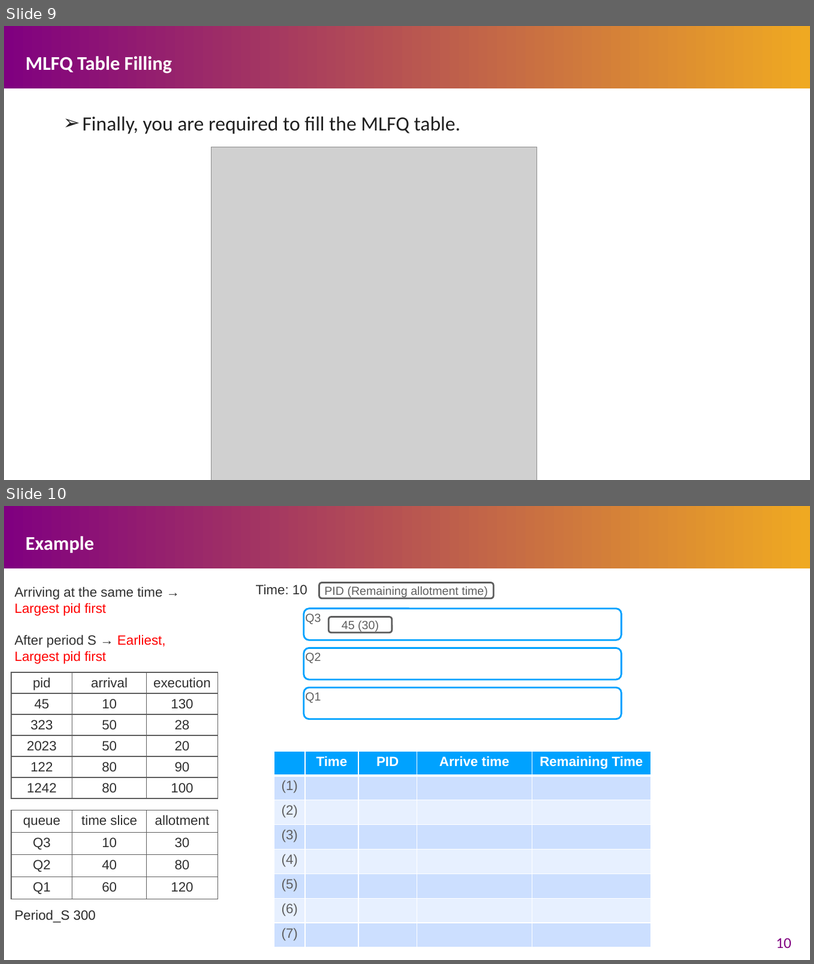
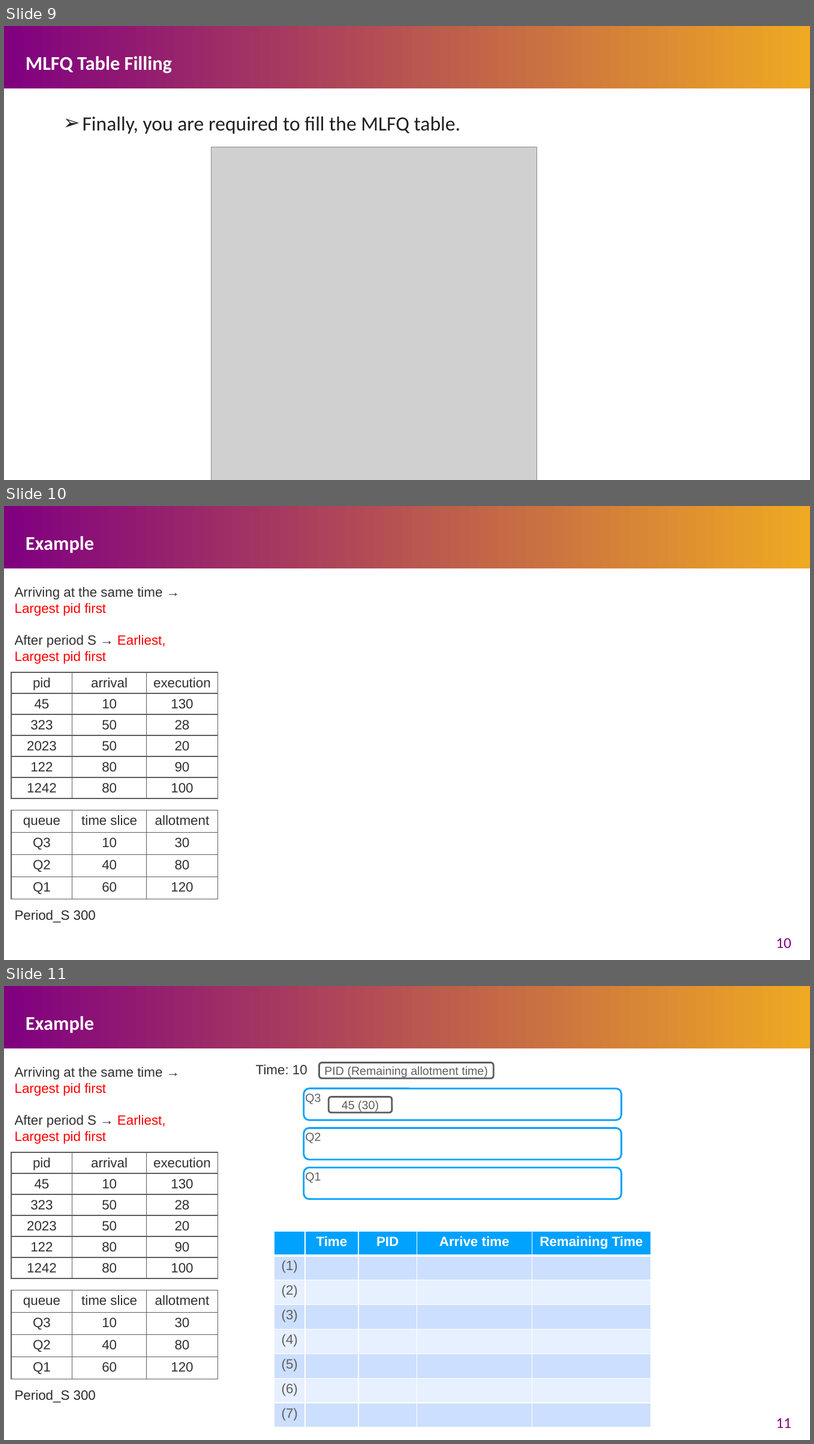
Before and after one commit to henryhxu/CSCI3150, a slide deck: tutorial/T07/tut07.pptx. Shown one above the other, each under a label of ours: slides 9 and 10 before the commit, slides 9, 10 and 11 after it. The pictures are 814x964 and 814x1444 pixels, drawn with LibreOffice and Linux fonts; fonts in the diff are those of the drawing; grey boxes stand for pictures. Boxes give left, top, right and bottom in pixels: in the first picture for what was removed or moved away, otherwise in the second. Text is boxed around its words. In the diff, an @@ line names an element or a change of style, - is before the commit and + after.

```diff
--- a/tutorial/T07/tut07.pptx
+++ b/tutorial/T07/tut07.pptx
@@ slide 10 added at (4,506,810,960), background #FFFFFF; not listed: 1 template element that a slide beside it also shows @@
@@ title added at (26,536,94,553), 40 pt, text #FFFFFF, bold @@
+Example
@@ text added at (15,586,166,664), 16 pt, text #FF0000 @@
+Arriving at the same time → Largest pid first
+After period S → Earliest, Largest pid first
@@ table added at (11,672,218,805), 6 rows, 3 columns @@
+pid | arrival | execution
+45 | 10 | 130
+323 | 50 | 28
+2023 | 50 | 20
+122 | 80 | 90
+1242 | 80 | 100
@@ table added at (11,810,218,898), 4 rows, 3 columns @@
+queue | time slice | allotment
+Q3 | 10 | 30
+Q2 | 40 | 80
+Q1 | 60 | 120
@@ text added at (15,909,96,922), 16 pt, text #2A2A2A @@
+Period_S 300
@@ page number added at (776,937,792,948), 18 pt, text #800080 @@
+10
@@ what was slide 10 is now slide 11 @@
@@ page number at (776,1417,792,1428): text changed @@
-10
+11
```
Also in this commit, not shown: 16 slides changed.
